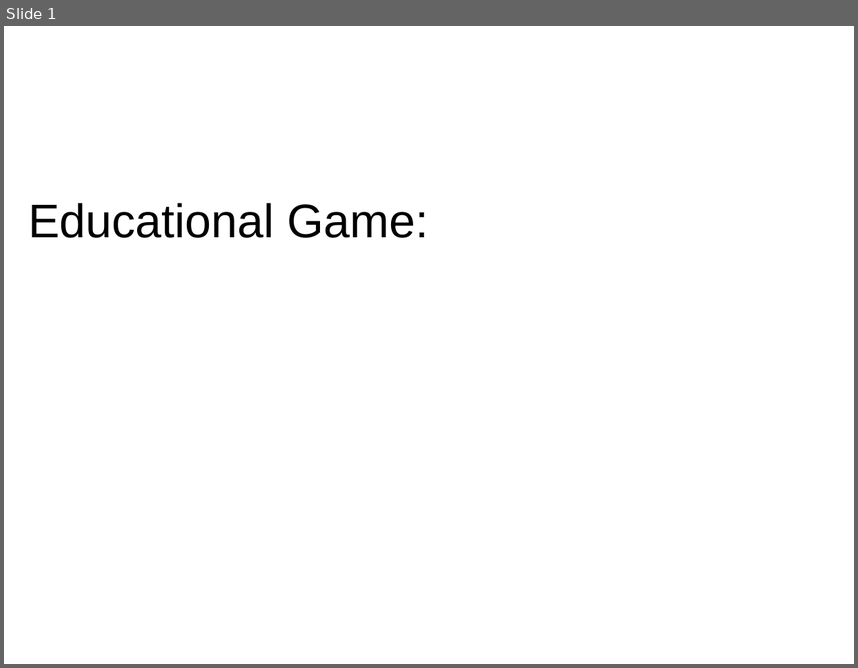
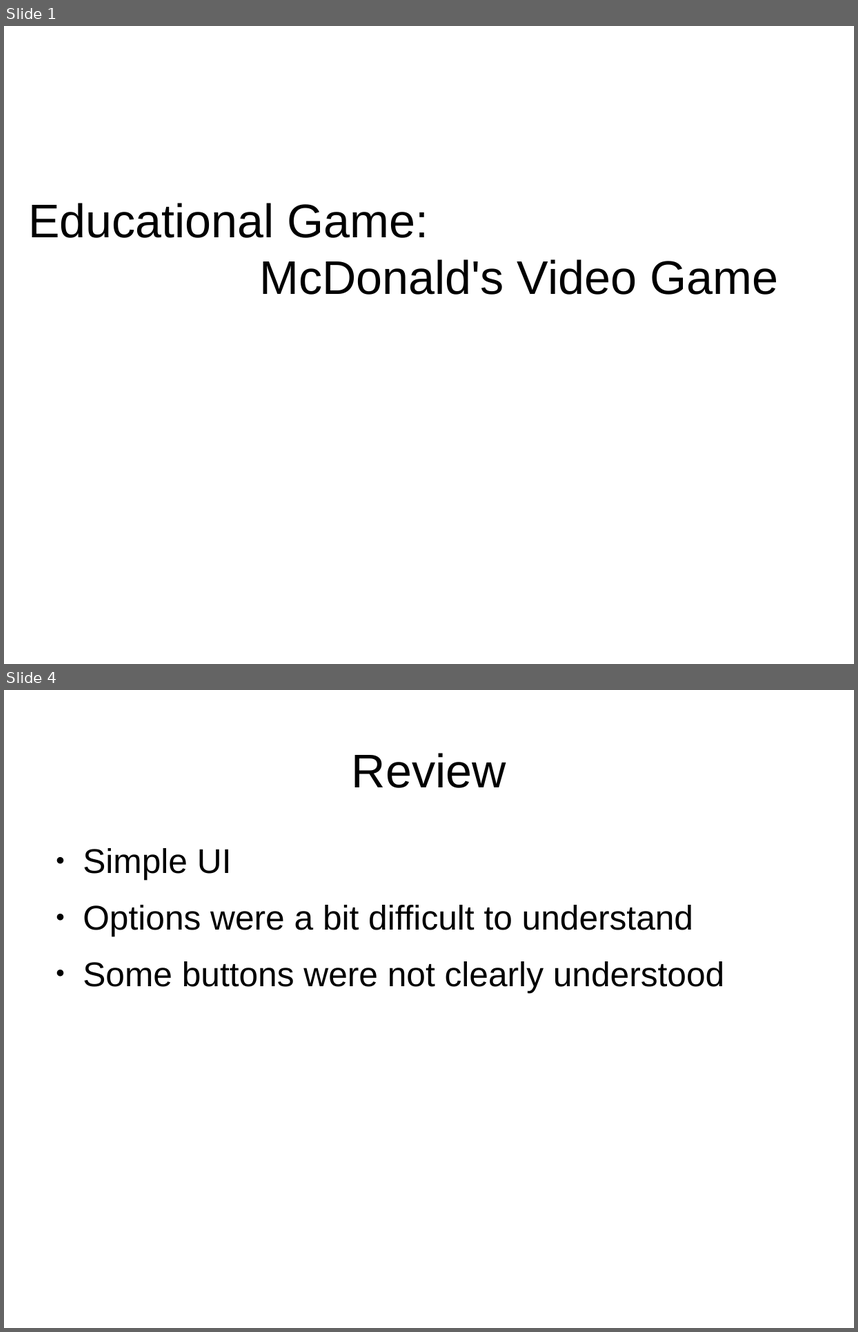
Before and after one commit to jjhollo2019/Clemson-Files, a slide deck: Fall/Game Design/Assignments/Holloway_play3.pptx. Shown one above the other, each under a label of ours: slide 1 before the commit, slides 1 and 4 after it; the slides between them are not shown. The pictures are 858x668 and 858x1332 pixels, drawn with LibreOffice and Linux fonts; fonts in the diff are those of the drawing; background and template pictures are left out. Boxes give left, top, right and bottom in pixels: in the first picture for what was removed or moved away, otherwise in the second. Text is boxed around its words. In the diff, an @@ line names an element or a change of style, - is before the commit and + after.

```diff
--- a/Fall/Game Design/Assignments/Holloway_play3.pptx
+++ b/Fall/Game Design/Assignments/Holloway_play3.pptx
@@ slide 4 added at [4,690,854,1328], background picture (left out) @@
@@ text added at [352,753,506,788], 44 pt, text #000000 @@
+Review
@@ text added at [83,848,724,992], 32 pt, text #000000 @@
+● Simple UI
+● Options were a bit difficult to understand
+● Some buttons were not clearly understood
@@ slide 1 changed as well @@
@@ text at [28,203,778,294]: text changed @@
-Educational Game:
+Educational Game:
+McDonald's Video Game
```
Also in this commit, not shown: 3 other slides added, 1 slide removed, 40 other files.
